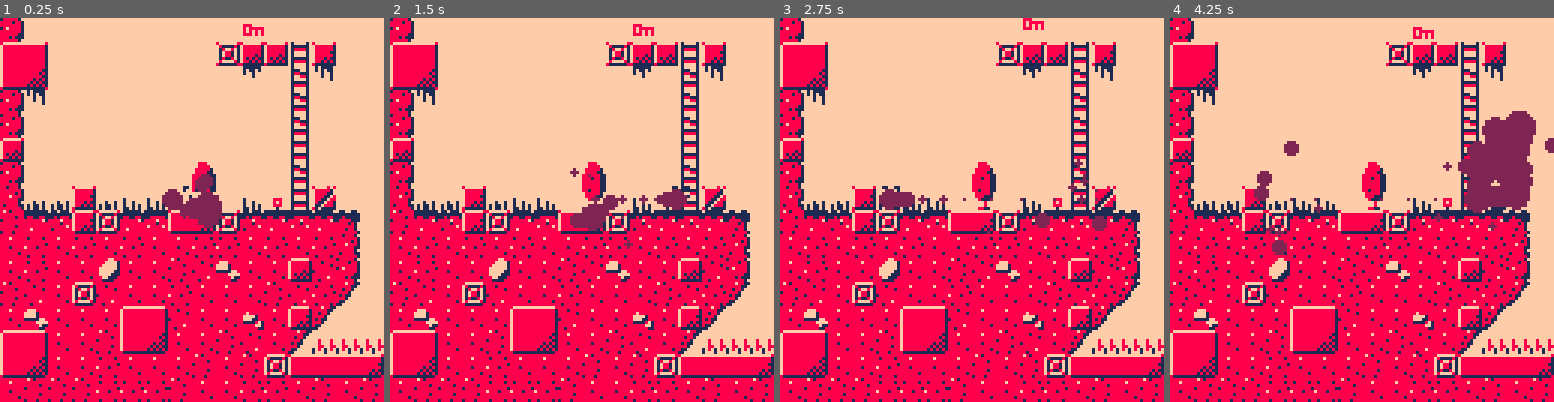
Above: before the commit, frames 1-4 (left to right).
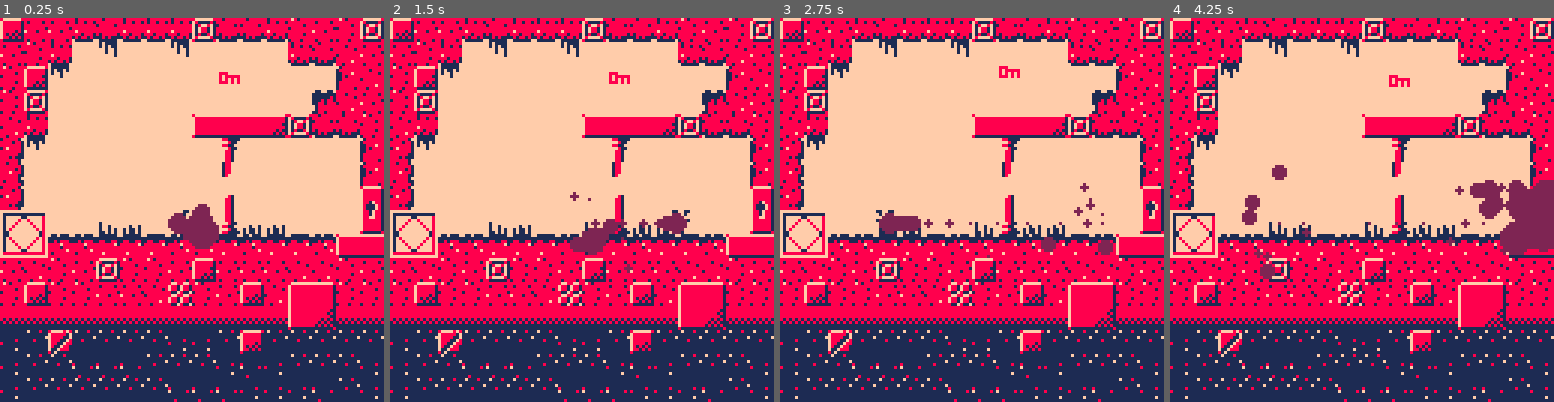
Above: after the commit, the same moments.

Repository: egordorichev/HighSpeedRabbit
Game: PICO-8 cartridge platformer.p8
Same seed, same stepped clock (60 frames per second), same inputs: the game is played once before the commit and once after it.
Inputs:
- Up to frame 1 (0.25 s): no input
- Up to frame 2 (1.5 s): tap X (X key) at 1.07 s
- Up to frame 3 (2.75 s): hold Left 1.97-2.37 s; tap X (X key) at 2.07, 2.4, 2.73 s
- Up to frame 4 (4.25 s): hold Right 2.87-3.53 s; tap X (X key) every 0.33 s from 3.07 to 4.07 s; hold Up 3.58-4.08 s; hold Right from 4.13 s (still down)

The runs differ from the first frame. In frame 1, 51% of the frame differs, in the area x 0-100%, y 0-100%; in frame 2, 51%; in frame 3, 51%; in frame 4, 53%.

Commit message:
Some level design

Diff:
--- a/platformer.p8
+++ b/platformer.p8
@@ -553,168 +553,168 @@
 
 
 __gff__
-0001000000000000000000000000000000000000000000000000000000000000000000000000000000000000000000000000000000000000000000000000000001010101000000000000000000010101010101010001000100000000000100000100010100000101000000000000000001010101000000000101010000000000
+0000000000000000000000000000000000000000000000000101010101010000000000000000000001010101010101010000000000000000010101010101010101010101000000000000000000010101010101010001000100000000000100000100010100000101000000000000000001010101000000000101010100000000
 0000000000000000000000000000000000000000000000000000000000000000000000000000000000000000000000000000000000000000000000000000000000000000000000000000000000000000000000000000000000000000000000000000000000000000000000000000000000000000000000000000000000000000
 __map__
-6304040404040404040403110404040400000000000000000000000000000000000000000000000000000000000000000000000000000000000000000000000000000000000000000000000000000000000000000000000000000000000000000000000000000000000000000000000000000000000000000000000000000000
-6d6e000000000000005d55552c670404000000000000000000002a0000000000000000000000000000000000000000000000000000000000000000000000000000000000000000000000000000000000000000000000000000000000000000000000000000000000000000000000000000000000000000000000000000000000
-7d7e111111000000000074001d75001100000000000000000055555566555555000000000000000000000000000000000000000000000000000000000000000000000000000000000000000000000000000000000000000000000000000000000000000000000000000000000000000000000000000000000000000000000000
-6375111111000000000000001d00001100000000000000000055665555555566000000000000000000000000000000000000000000000000000000000000000000000000000000000000000000000000000000000000000000000000000000000000000000000000000000000000000000000000000000000000000000000000
-6311110000000000000000001d0000040000000000000000004b113a3a3a3a3a000000000000000000000000000000000000000000000000000000000000000000000000000000000000000000000000000000000000000000000000000000000000000000000000000000000000000000000000000000000000000000000000
-5500000000000000000000002c0000040000000000000000005b000000000000000000000000000000000000000000000000000000000000000000000000000000000000000000000000000000000000000000000000000000000000000000000000000000000000000000000000000000000000000000000000000000000000
-63000000000000005a0000001d1100040000000000000000005b000000000000000000000000000000000000000000000000000000000000000000000000000000000000000000000000000000000000000000000000000000000000000000000000000000000000000000000000000000000000000000000000000000000000
-53686867686969006a0069772c66110469210077186b6c6b6c5b007700001e00000000000000000000000000000000000000000000000000000000000000000000000000000000000000000000000000000000000000000000000000000000000000000000000000000000000000000000000000000000000000000000000000
-617941675742784d4f5741797842431141424241797879787979424142417942000000000000000000000000000000000000000000000000000000000000000000000000000000000000000000000000000000000000000000000000000000000000000000000000000000000000000000000000000000000000000000000000
-5152515251525151525251525152531151625152515251525152515251515152000000000000000000000000000000000000000000000000000000000000000000000000000000000000000000000000000000000000000000000000000000000000000000000000000000000000000000000000000000000000000000000000
-5152515148515161624951515562631161526162516249625162615161626151000000000000000000000000000000000000000000000000000000000000000000000000000000000000000000000000000000000000000000000000000000000000000000000000000000000000000000000000000000000000000000000000
-6162515762515152515151616252651151525152515251525152515851525152000000000000000000000000000000000000000000000000000000000000000000000000000000000000000000000000000000000000000000000000000000000000000000000000000000000000000000000000000000000000000000000000
-51495151516d6e62515158516765111162514952615161626252616262525151000000000000000000000000000000000000000000000000000000000000000000000000000000000000000000000000000000000000000000000000000000000000000000000000000000000000000000000000000000000000000000000000
-6d6e5151617d7e51516162516539393951525152515151526252515251526162000000000000000000000000000000000000000000000000000000000000000000000000000000000000000000000000000000000000000000000000000000000000000000000000000000000000000000000000000000000000000000000000
-7d7e515152515151615161574d4e4e4f61626162616261626162616261620000000000000000000000000000000000000000000000000000000000000000000000000000000000000000000000000000000000000000000000000000000000000000000000000000000000000000000000000000000000000000000000000000
-5161616152525261515152525161516100000000000000000000000000000000000000000000000000000000000000000000000000000000000000000000000000000000000000000000000000000000000000000000000000000000000000000000000000000000000000000000000000000000000000000000000000000000
-5261616151515252525151515152516100000000000000000000000000000000000000000000000000000000000000000000000000000000000000000000000000000000000000000000000000000000000000000000000000000000000000000000000000000000000000000000000000000000000000000000000000000000
-0000000000000000000000000000000000000000000000000000000000000000000000000000000000000000000000000000000000000000000000000000000000000000000000000000000000000000000000000000000000000000000000000000000000000000000000000000000000000000000000000000000000000000
-0000000000000000000000000000000000000000000000000000000000000000000000000000000000000000000000000000000000000000000000000000000000000000000000000000000000000000000000000000000000000000000000000000000000000000000000000000000000000000000000000000000000000000
-0000000000000000000000000000000000000000000000000000000000000000000000000000000000000000000000000000000000000000000000000000000000000000000000000000000000000000000000000000000000000000000000000000000000000000000000000000000000000000000000000000000000000000
-0000000000000000000000000000000000000000000000000000000000000000000000000000000000000000000000000000000000000000000000000000000000000000000000000000000000000000000000000000000000000000000000000000000000000000000000000000000000000000000000000000000000000000
-0000000000000000000000000000000000000000000000000000000000000000000000000000000000000000000000000000000000000000000000000000000000000000000000000000000000000000000000000000000000000000000000000000000000000000000000000000000000000000000000000000000000000000
-0000000000000000000000000000000000000000000000000000000000000000000000000000000000000000000000000000000000000000000000000000000000000000000000000000000000000000000000000000000000000000000000000000000000000000000000000000000000000000000000000000000000000000
-0000000000000000000000000000000000000000000000000000000000000000000000000000000000000000000000000000000000000000000000000000000000000000000000000000000000000000000000000000000000000000000000000000000000000000000000000000000000000000000000000000000000000000
-0000000000000000000000000000000000000000000000000000000000000000000000000000000000000000000000000000000000000000000000000000000000000000000000000000000000000000000000000000000000000000000000000000000000000000000000000000000000000000000000000000000000000000
-0000000000000000000000000000000000000000000000000000000000000000000000000000000000000000000000000000000000000000000000000000000000000000000000000000000000000000000000000000000000000000000000000000000000000000000000000000000000000000000000000000000000000000
-0000000000000000000000000000000000000000000000000000000000000000000000000000000000000000000000000000000000000000000000000000000000000000000000000000000000000000000000000000000000000000000000000000000000000000000000000000000000000000000000000000000000000000
-0000000000000000000000000000000000000000000000000000000000000000000000000000000000000000000000000000000000000000000000000000000000000000000000000000000000000000000000000000000000000000000000000000000000000000000000000000000000000000000000000000000000000000
-0000000000000000000000000000000000000000000000000000000000000000000000000000000000000000000000000000000000000000000000000000000000000000000000000000000000000000000000000000000000000000000000000000000000000000000000000000000000000000000000000000000000000000
-0000000000000000000000000000000000000000000000000000000000000000000000000000000000000000000000000000000000000000000000000000000000000000000000000000000000000000000000000000000000000000000000000000000000000000000000000000000000000000000000000000000000000000
-0000000000000000000000000000000000000000000000000000000000000000000000000000000000000000000000000000000000000000000000000000000000000000000000000000000000000000000000000000000000000000000000000000000000000000000000000000000000000000000000000000000000000000
-0000000000000000000000000000000000000000000000000000000000000000000000000000000000000000000000000000000000000000000000000000000000000000000000000000000000000000000000000000000000000000000000000000000000000000000000000000000000000000000000000000000000000000
-…(130 lines of a section not shown)…
+5552527172717171577272716152615d00000000000000000000000000000000000000000000000000000000000000000000000000000000000000000000000000000000000000000000000000000000000000000000000000000000000000000000000000000000000000000000000000000000000000000000000000000000
+52617100750000750000000071726252000000000000000000002a0000000000000000000000000000000000000000000000000000000000000000000000000000000000000000000000000000000000000000000000000000000000000000000000000000000000000000000000000000000000000000000000000000000000
+6167740000000000000300000000506200000000000000000055555566555555000000000000000000000000000000000000000000000000000000000000000000000000000000000000000000000000000000000000000000000000000000000000000000000000000000000000000000000000000000000000000000000000
+615d000000000000000000000040625200000000000000000055665555555566000000000000000000000000000000000000000000000000000000000000000000000000000000000000000000000000000000000000000000000000000000000000000000000000000000000000000000000000000000000000000000000000
+62710000000000004d4e4e4f5d7272610000000000000000004b113a3a3a3a3a000000000000000000000000000000000000000000000000000000000000000000000000000000000000000000000000000000000000000000000000000000000000000000000000000000000000000000000000000000000000000000000000
+6374000000000000007c0000000000500000000000000000005b000000000000000000000000000000000000000000000000000000000000000000000000000000000000000000000000000000000000000000000000000000000000000000000000000000000000000000000000000000000000000000000000000000000000
+5300000000000000005f0000000000500000000000000000005b000000000000000000000000000000000000000000000000000000000000000000000000000000000000000000000000000000000000000000000000000000000000000000000000000000000000000000000000000000000000000000000000000000000000
+6300000000000000004400000000006f00000000000000006c5b007700001e00000000000000000000000000000000000000000000000000000000000000000000000000000000000000000000000000000000000000000000000000000000000000000000000000000000000000000000000000000000000000000000000000
+181a000069680000695468680000007f00000000000000000000000000000000000000000000000000000000000000000000000000000000000000000000000000000000000000000000000000000000000000000000000000000000000000000000000000000000000000000000000000000000000000000000000000000000
+383a4141424242414142414242414d4e00000000000000005152515251515152000000000000000000000000000000000000000000000000000000000000000000000000000000000000000000000000000000000000000000000000000000000000000000000000000000000000000000000000000000000000000000000000
+5262615257616152675252526262615200000000000000005162615161626151000000000000000000000000000000000000000000000000000000000000000000000000000000000000000000000000000000000000000000000000000000000000000000000000000000000000000000000000000000000000000000000000
+615561615252627b615255626d6e616100000000000000005152515851525152000000000000000000000000000000000000000000000000000000000000000000000000000000000000000000000000000000000000000000000000000000000000000000000000000000000000000000000000000000000000000000000000
+1c1c1c1c1c1c1c1c1c1c1c1c7d7e1c1c00000000000000006252616262525151000000000000000000000000000000000000000000000000000000000000000000000000000000000000000000000000000000000000000000000000000000000000000000000000000000000000000000000000000000000000000000000000
+3f3e663e3e3e3e3f3f3e553e3e3e3e3e00000000000000006252515251526162000000000000000000000000000000000000000000000000000000000000000000000000000000000000000000000000000000000000000000000000000000000000000000000000000000000000000000000000000000000000000000000000
+3f3e3e2f2f2f3e3e3e3f2f3f3e3e3e3f61626162616261626162616261620000000000000000000000000000000000000000000000000000000000000000000000000000000000000000000000000000000000000000000000000000000000000000000000000000000000000000000000000000000000000000000000000000
+3f3e3e3e3e3e3e2f2f2f3f3f3f2f3e3f00000000000000000000000000000000000000000000000000000000000000000000000000000000000000000000000000000000000000000000000000000000000000000000000000000000000000000000000000000000000000000000000000000000000000000000000000000000
+3f3f3e553e3e3e3e3f3f3f3f57573f3f00000000000000000000000000000000000000000000000000000000000000000000000000000000000000000000000000000000000000000000000000000000000000000000000000000000000000000000000000000000000000000000000000000000000000000000000000000000
+3f3f3f3f2f2f2f4d4f3f3f2f2f3f3e3f00000000000000000000000000000000000000000000000000000000000000000000000000000000000000000000000000000000000000000000000000000000000000000000000000000000000000000000000000000000000000000000000000000000000000000000000000000000
+3f3f3f3f3f3f3f3f3f3f2f3f3f3e3f3f00000000000000000000000000000000000000000000000000000000000000000000000000000000000000000000000000000000000000000000000000000000000000000000000000000000000000000000000000000000000000000000000000000000000000000000000000000000
+0000000000000000000000000000000000000000000000000000000000000000000000000000000000000000000000000000000000000000000000000000000000000000000000000000000000000000000000000000000000000000000000000000000000000000000000000000000000000000000000000000000000000000
+0000000000000000000000000000000000000000000000000000000000000000000000000000000000000000000000000000000000000000000000000000000000000000000000000000000000000000000000000000000000000000000000000000000000000000000000000000000000000000000000000000000000000000
+0000000000000000000000000000000000000000000000000000000000000000000000000000000000000000000000000000000000000000000000000000000000000000000000000000000000000000000000000000000000000000000000000000000000000000000000000000000000000000000000000000000000000000
+0000000000000000000000000000000000000000000000000000000000000000000000000000000000000000000000000000000000000000000000000000000000000000000000000000000000000000000000000000000000000000000000000000000000000000000000000000000000000000000000000000000000000000
+0000000000000000000000000000000000000000000000000000000000000000000000000000000000000000000000000000000000000000000000000000000000000000000000000000000000000000000000000000000000000000000000000000000000000000000000000000000000000000000000000000000000000000
+0000000000000000000000000000000000000000000000000000000000000000000000000000000000000000000000000000000000000000000000000000000000000000000000000000000000000000000000000000000000000000000000000000000000000000000000000000000000000000000000000000000000000000
+0000000000000000000000000000000000000000000000000000000000000000000000000000000000000000000000000000000000000000000000000000000000000000000000000000000000000000000000000000000000000000000000000000000000000000000000000000000000000000000000000000000000000000
+0000000000000000000000000000000000000000000000000000000000000000000000000000000000000000000000000000000000000000000000000000000000000000000000000000000000000000000000000000000000000000000000000000000000000000000000000000000000000000000000000000000000000000
+0000000000000000000000000000000000000000000000000000000000000000000000000000000000000000000000000000000000000000000000000000000000000000000000000000000000000000000000000000000000000000000000000000000000000000000000000000000000000000000000000000000000000000
+0000000000000000000000000000000000000000000000000000000000000000000000000000000000000000000000000000000000000000000000000000000000000000000000000000000000000000000000000000000000000000000000000000000000000000000000000000000000000000000000000000000000000000
+0000000000000000000000000000000000000000000000000000000000000000000000000000000000000000000000000000000000000000000000000000000000000000000000000000000000000000000000000000000000000000000000000000000000000000000000000000000000000000000000000000000000000000
+0000000000000000000000000000000000000000000000000000000000000000000000000000000000000000000000000000000000000000000000000000000000000000000000000000000000000000000000000000000000000000000000000000000000000000000000000000000000000000000000000000000000000000
+0000000000000000000000000000000000000000000000000000000000000000000000000000000000000000000000000000000000000000000000000000000000000000000000000000000000000000000000000000000000000000000000000000000000000000000000000000000000000000000000000000000000000000
+…(130 lines of a section not shown)…
Not shown, changed: 56 lines of the sprite sheet (__gfx__) section of platformer.p8
